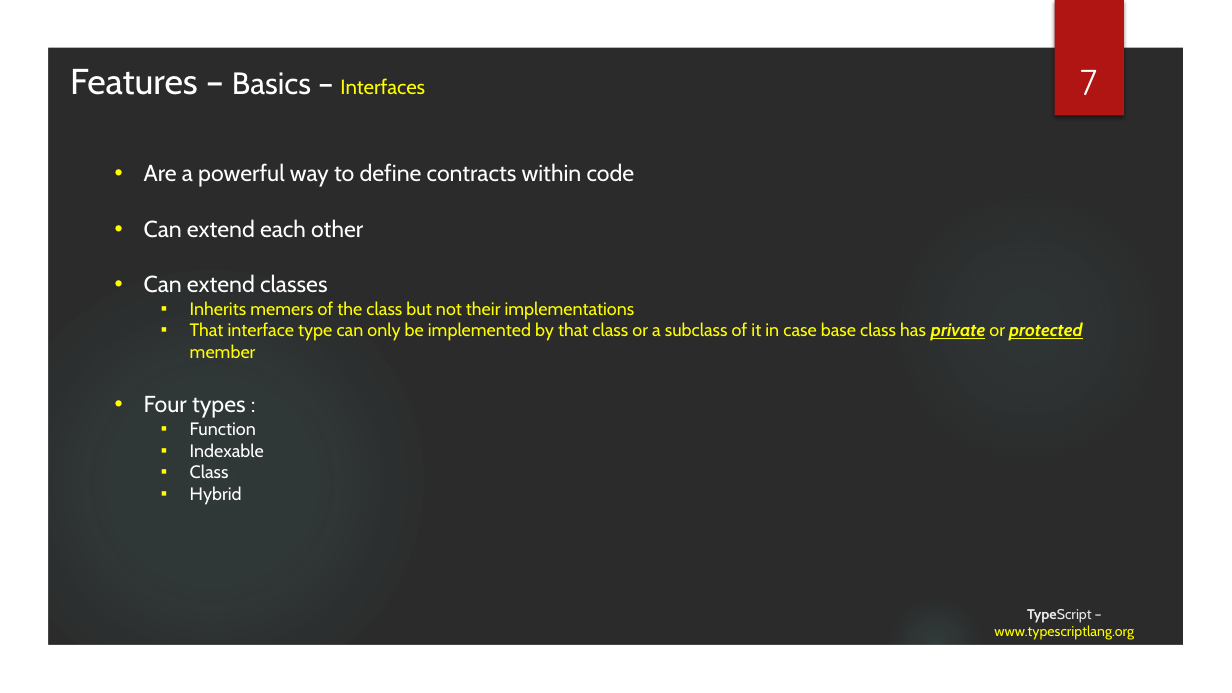
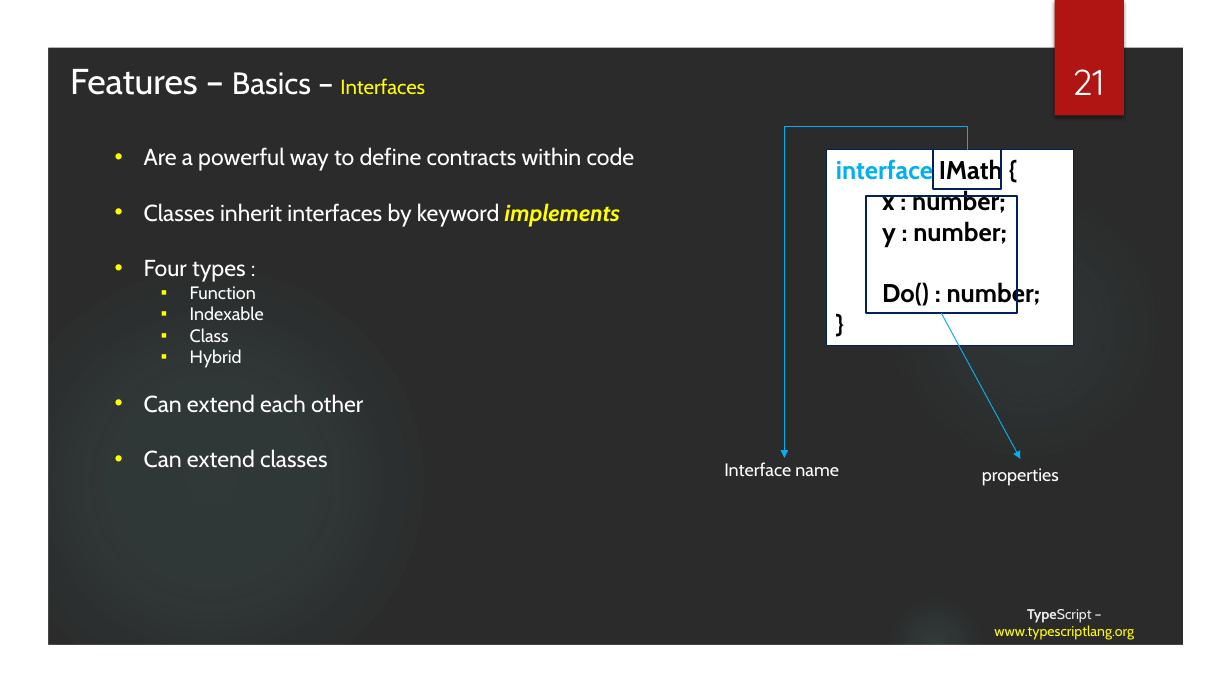
Before and after one commit to tainhx/SSFE, a slide deck: slide 21 of TypeScript.pptx (slide 7 before the commit). Drawn at 1232x693 pixels with LibreOffice and Linux fonts; fonts in the diff are those of the drawing; background and template pictures are left out; a plain dark background stands for a picture behind light text. Boxes give left, top, right and bottom in pixels: in the first picture for what was removed or moved away, otherwise in the second. Text is boxed around its words. In the diff, an @@ line names an element or a change of style, - is before the commit and + after.

```diff
--- a/TypeScript.pptx
+++ b/TypeScript.pptx
@@ page number at [1072,69,1104,95]: text changed @@
-7
+21
@@ text "Are a powerful way to ...": place and size @@
-text "Are a powerful way to ..." at [144,163,1082,505]
+text "Are a powerful way to ..." at [144,147,635,468]
@@ elbow arrow added from (968, 150) to (785, 458), #00B0F0 0.75 pt @@
@@ rectangle added at [827,150,1074,346], fill #FFFFFF, outline #002060 0.75 pt, 20 pt, text #000000, bold @@
+interface IMath {
+x : number;
+y : number;
+Do() : number;
+}
@@ rectangle added at [933,150,1002,189], outline #002060 1.5 pt @@
@@ text at [144,203,620,227]: text changed; size 14 to 18 pt; text colour #FFFF00 to #FFFFFF @@
-• Can extend each other
-• Can extend classes
-  ▪ Inherits memers of the class but not their implementations
-  ▪ That interface type can only be implemented by that class or a subclass of it in case base class has private or protected member
+• Classes inherit interfaces by keyword implements
@@ rectangle added at [866,197,1017,314], outline #002060 1.5 pt @@
@@ arrow added from (942, 313) to (1020, 459), #00B0F0 0.75 pt @@
@@ text at [144,394,363,468]: paragraphs added @@
+• Can extend each other
+• Can extend classes
@@ text added at [724,462,839,476], 14 pt, text #FFFFFF @@
+Interface name
@@ text added at [982,468,1059,486], 14 pt, text #FFFFFF @@
+properties
```
Also in this commit, not shown: 7 other slides changed, 11 slides added, 18 other files.
